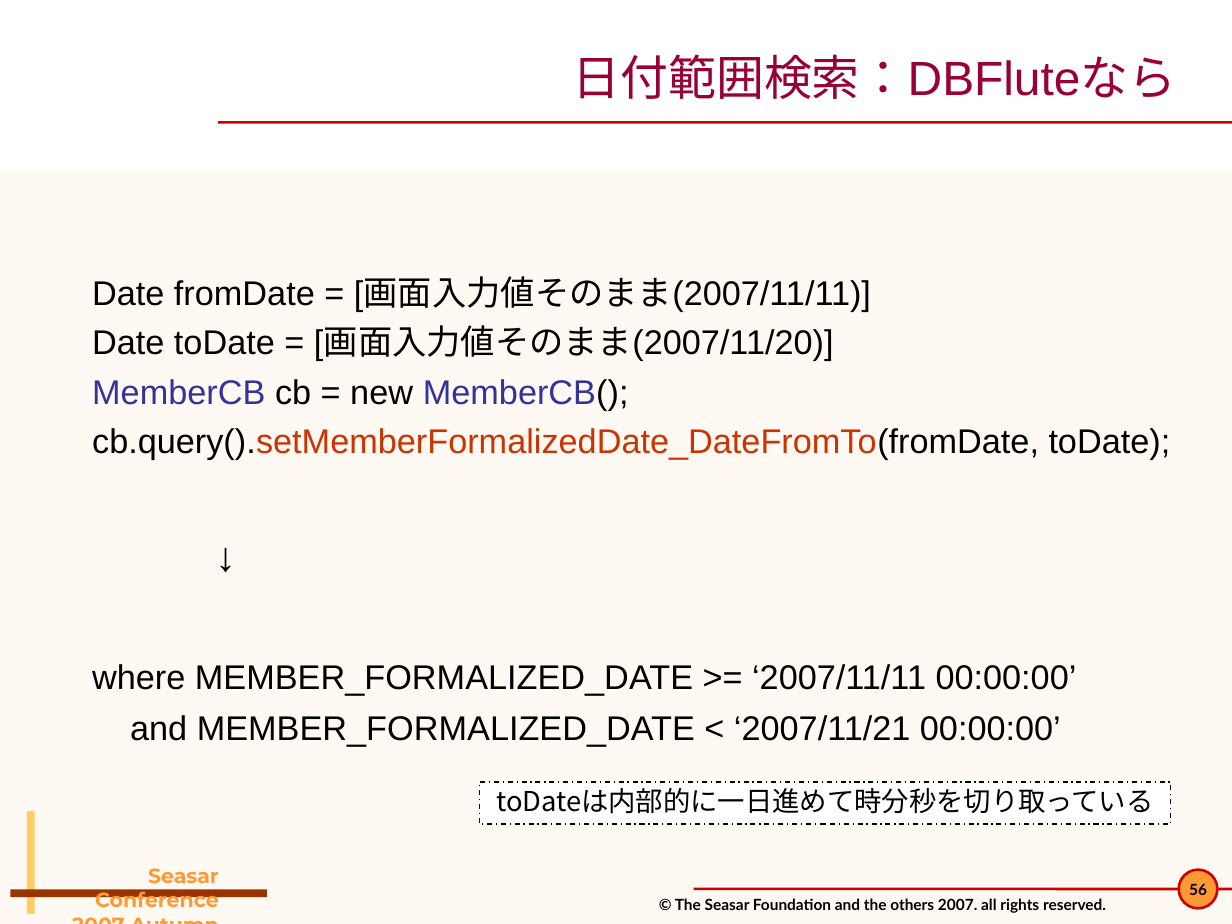
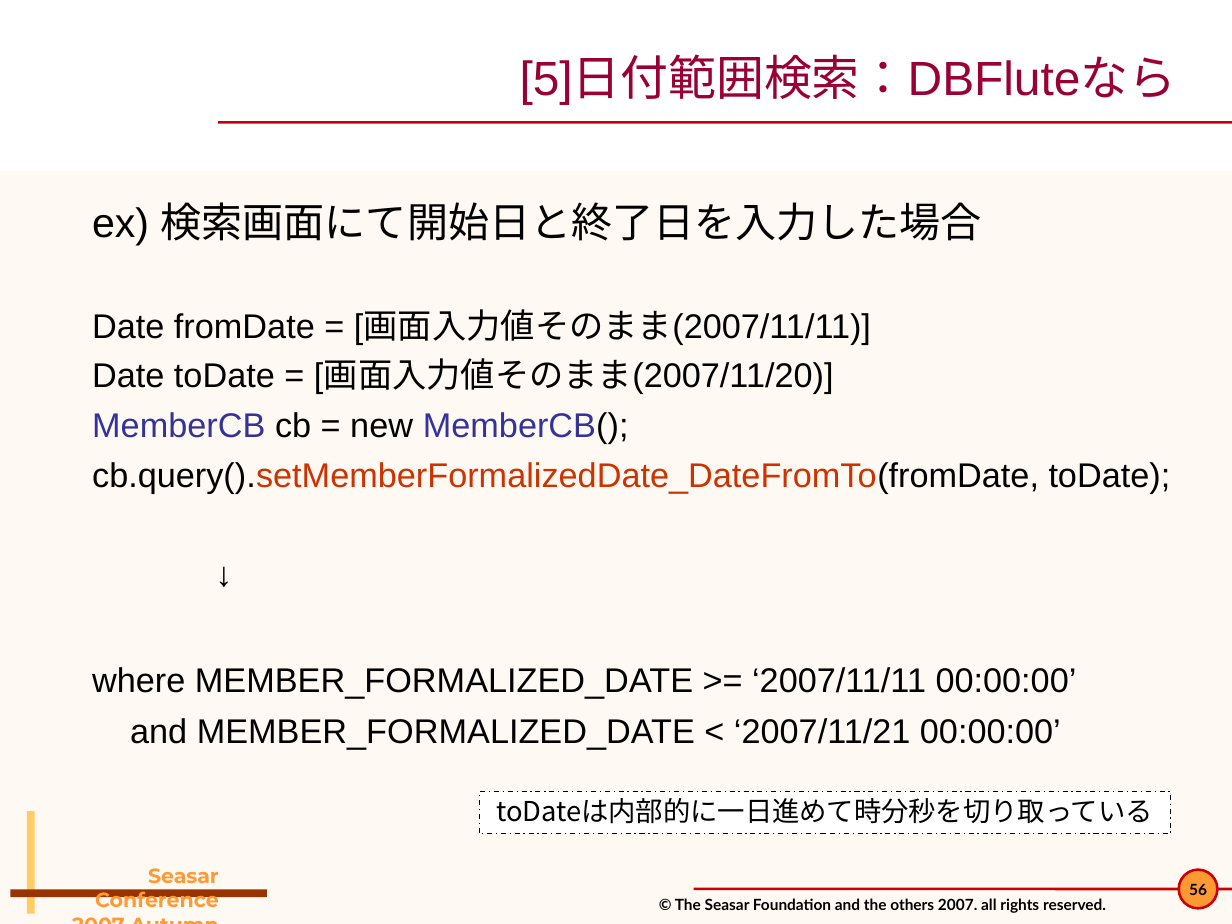
Before and after one commit to seasarorg/dbflute, a slide deck: slide 56 of dbflute/etc/doc/pres/sc2007a_2-DBFlute.ppt. Drawn at 1232x924 pixels with LibreOffice and Linux fonts; fonts in the diff are those of the drawing; background and template pictures are left out. Boxes give left, top, right and bottom in pixels: in the first picture for what was removed or moved away, otherwise in the second. Text is boxed around its words. In the diff, an @@ line names an element or a change of style, - is before the commit and + after.

```diff
--- a/dbflute/etc/doc/pres/sc2007a_2-DBFlute.ppt
+++ b/dbflute/etc/doc/pres/sc2007a_2-DBFlute.ppt
@@ title at (520, 57, 1177, 104): text changed @@
-日付範囲検索：DBFluteなら
+[5]日付範囲検索：DBFluteなら
@@ text "ex) 検索画面にて開始日と終了日を入力した場合" at (92, 202, 1171, 749): size 24 to 20 pt in "↓"; less space between paragraphs @@
@@ text at (92, 202, 982, 246): paragraph added @@
+ex) 検索画面にて開始日と終了日を入力した場合
@@ rectangle "toDateは内部的に一日進めて時分秒を切り取っている": place and size @@
-rectangle "toDateは内部的に一日進めて時分秒を切り取っている" at (479, 782, 1170, 824)
+rectangle "toDateは内部的に一日進めて時分秒を切り取っている" at (479, 792, 1170, 834)
```
Also in this commit, not shown: 60 other slides changed.
